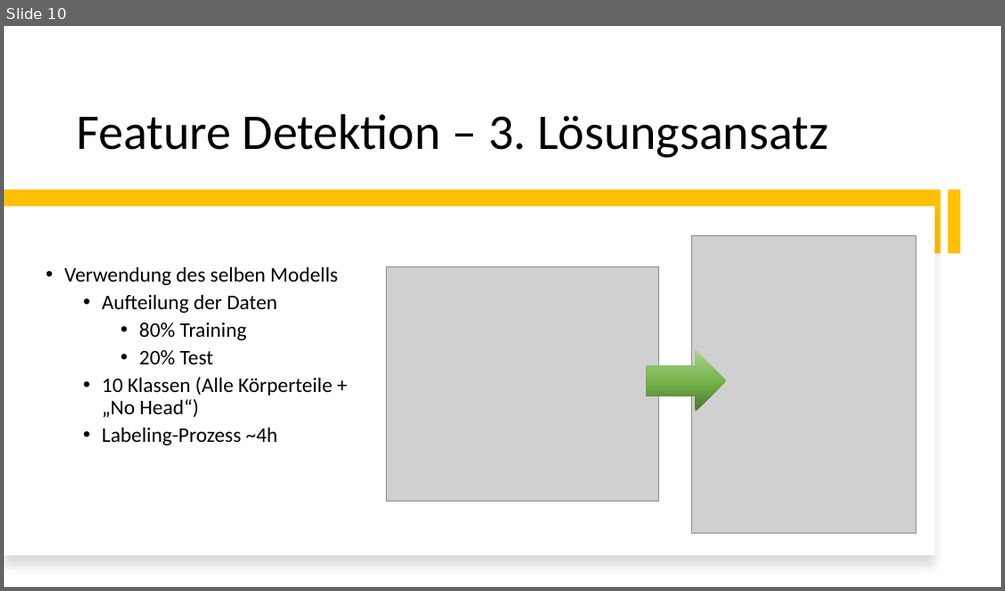
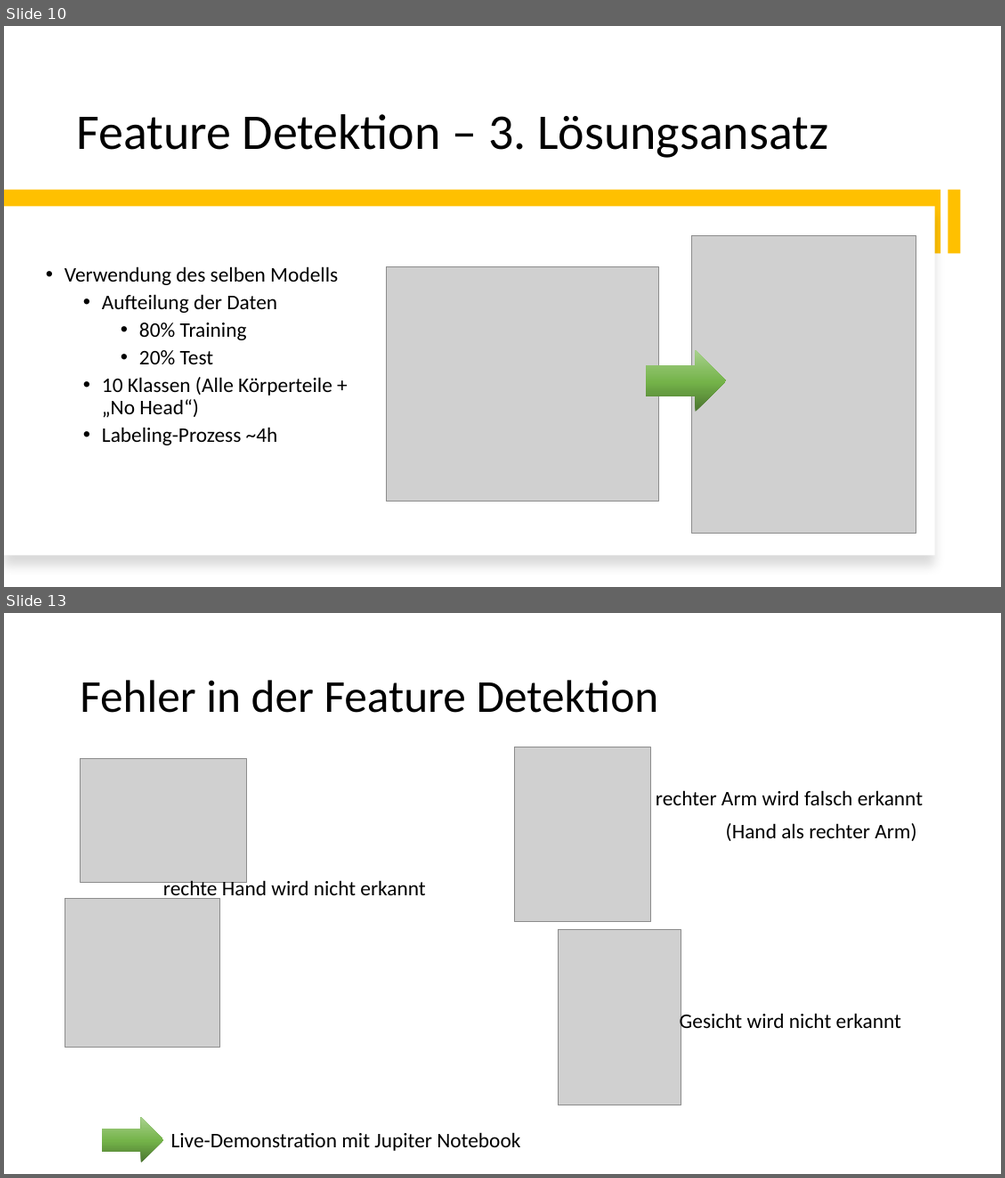
Before and after one commit to norbus161/Indiana-Jones-Defect-Detection, a slide deck: presentation/DIP-Project.pptx. Shown one above the other, each under a label of ours: slide 10 before the commit, slides 10 and 13 after it; the slides between them are not shown. The pictures are 1005x591 and 1005x1178 pixels, drawn with LibreOffice and Linux fonts; fonts in the diff are those of the drawing; grey boxes stand for pictures. Boxes give left, top, right and bottom in pixels: in the first picture for what was removed or moved away, otherwise in the second. Text is boxed around its words. In the diff, an @@ line names an element or a change of style, - is before the commit and + after.

```diff
--- a/presentation/DIP-Project.pptx
+++ b/presentation/DIP-Project.pptx
@@ slide 13 added at bbox=[4, 613, 1001, 1174], background #FFFFFF @@
@@ title added at bbox=[80, 680, 659, 713], 44 pt, text #000000 @@
+Fehler in der Feature Detektion
@@ picture added at bbox=[81, 758, 247, 882] @@
@@ picture added at bbox=[515, 747, 651, 921] @@
@@ text added at bbox=[655, 790, 922, 841], 20 pt, text #000000 @@
+rechter Arm wird falsch erkannt
+(Hand als rechter Arm)
@@ text added at bbox=[163, 877, 425, 899], 20 pt, text #000000 @@
+rechte Hand wird nicht erkannt
@@ picture added at bbox=[65, 899, 219, 1047] @@
@@ picture added at bbox=[558, 929, 680, 1105] @@
@@ text added at bbox=[680, 1010, 901, 1033], 20 pt, text #000000 @@
+Gesicht wird nicht erkannt
@@ right arrow added at bbox=[102, 1117, 163, 1163], fill gradient #4B7430 to #74B349 to #A9D18E @@
@@ text added at bbox=[171, 1132, 520, 1151], 20 pt, text #000000 @@
+Live-Demonstration mit Jupiter Notebook
```
Also in this commit, not shown: 4 slides changed, 1 other slide added, 5 other files.
